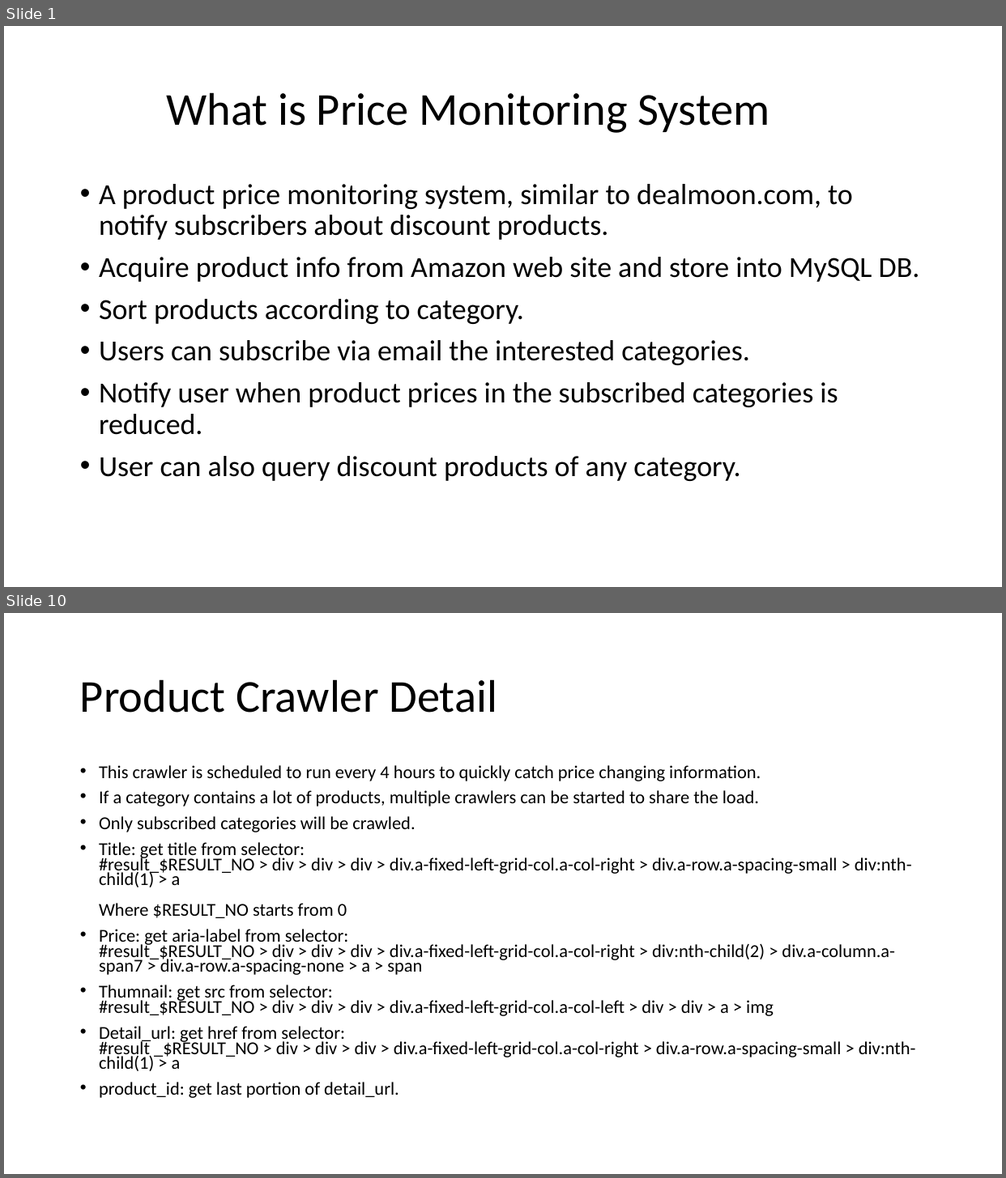
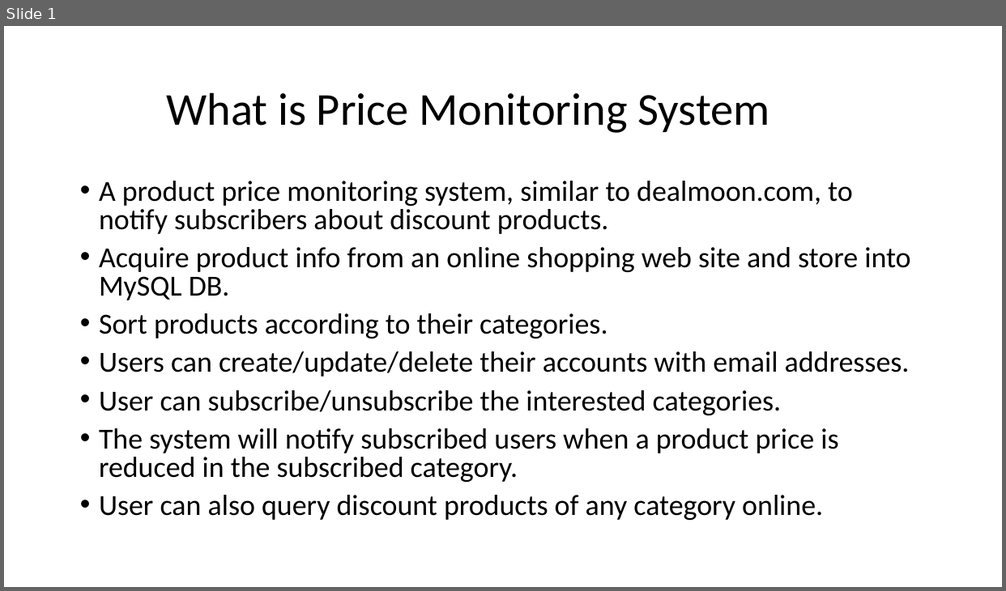
Before and after one commit to youhusky/price-monitoring-system, a slide deck: PriceMonitoringDesign.pptx. Shown one above the other, each under a label of ours: slides 1 and 10 before the commit, slide 1 after it; the slides between them are not shown. The pictures are 1006x1178 and 1006x591 pixels, drawn with LibreOffice and Linux fonts; fonts in the diff are those of the drawing. Boxes give left, top, right and bottom in pixels: in the first picture for what was removed or moved away, otherwise in the second. Text is boxed around its words. In the diff, an @@ line names an element or a change of style, - is before the commit and + after.

```diff
--- a/PriceMonitoringDesign.pptx
+++ b/PriceMonitoringDesign.pptx
@@ slide 10 removed at [4,613,1002,1174], background #FFFFFF @@
@@ title removed at [80,679,497,713] @@
-Product Crawler Detail
@@ text removed at [99,765,916,1098] @@
-• This crawler is scheduled to run every 4 hours to quickly catch price changing information.
-• If a category contains a lot of products, multiple crawlers can be started to share the load.
-• Only subscribed categories will be crawled.
-• Title: get title from selector:
-  #result_$RESULT_NO > div > div > div > div.a-fixed-left-grid-col.a-col-right > div.a-row.a-spacing-small > div:nth-child(1) > a
-  Where $RESULT_NO starts from 0
-• Price: get aria-label from selector:
-  #result_$RESULT_NO > div > div > div > div.a-fixed-left-grid-col.a-col-right > div:nth-child(2) > div.a-column.a-span7 > div.a-row.a-spacing-none > a > span
-• Thumnail: get src from selector:
-  #result_$RESULT_NO > div > div > div > div.a-fixed-left-grid-col.a-col-left > div > div > a > img
-• Detail_url: get href from selector:
-  #result _$RESULT_NO > div > div > div > div.a-fixed-left-grid-col.a-col-right > div.a-row.a-spacing-small > div:nth-child(1) > a
-• product_id: get last portion of detail_url.
@@ slide 1 changed as well @@
@@ text at [99,181,853,234]: line spacing 0.9 to 0.8 @@
@@ text at [99,247,910,520]: text changed @@
-• Acquire product info from Amazon web site and store into MySQL DB.
-• Sort products according to category.
-• Users can subscribe via email the interested categories.
-• Notify user when product prices in the subscribed categories is reduced.
-• User can also query discount products of any category.
+• Acquire product info from an online shopping web site and store into MySQL DB.
+• Sort products according to their categories.
+• Users can create/update/delete their accounts with email addresses.
+• User can subscribe/unsubscribe the interested categories.
+• The system will notify subscribed users when a product price is reduced in the subscribed category.
+• User can also query discount products of any category online.
```
Also in this commit, not shown: 3 other slides changed, 6 slides added, 6 other slides removed.
